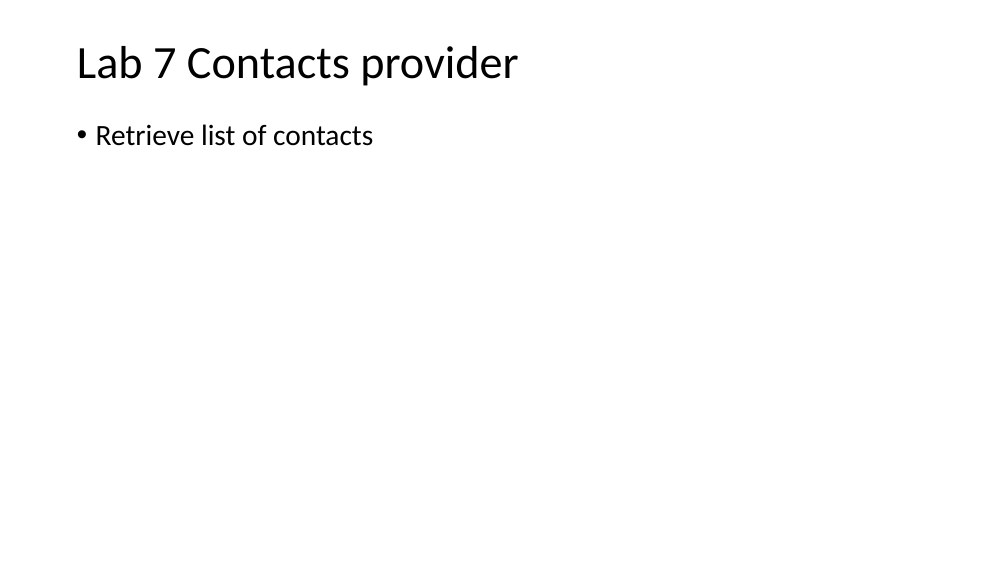
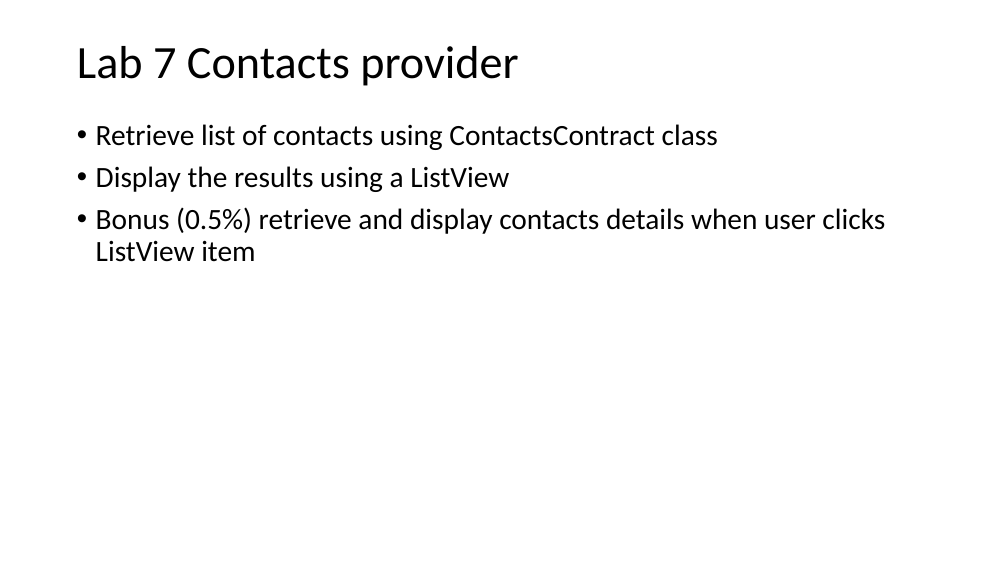
Before and after one commit to russellu/cs230, a slide deck: slide 28 of Lecture_12.pptx. Drawn at 1008x567 pixels with LibreOffice and Linux fonts; fonts in the diff are those of the drawing. Boxes give left, top, right and bottom in pixels: in the first picture for what was removed or moved away, otherwise in the second. Text is boxed around its words. In the diff, an @@ line names an element or a change of style, - is before the commit and + after.

Commit message:
add

```diff
--- a/Lecture_12.pptx
+++ b/Lecture_12.pptx
@@ text at (x1=96, y1=124, x2=885, y2=262): text changed @@
-• Retrieve list of contacts
+• Retrieve list of contacts using ContactsContract class
+• Display the results using a ListView
+• Bonus (0.5%) retrieve and display contacts details when user clicks ListView item
```
Also in this commit, not shown: 12 slides added, 1 slide removed.
